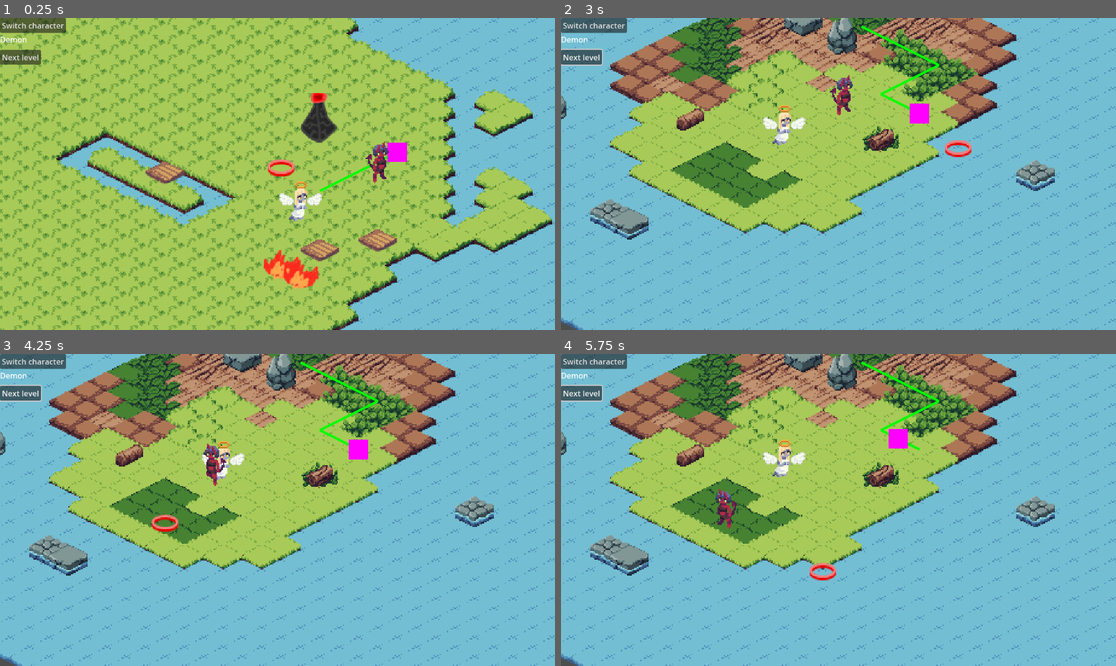
Above: before the commit, frames 1-4 (two rows, left to right).
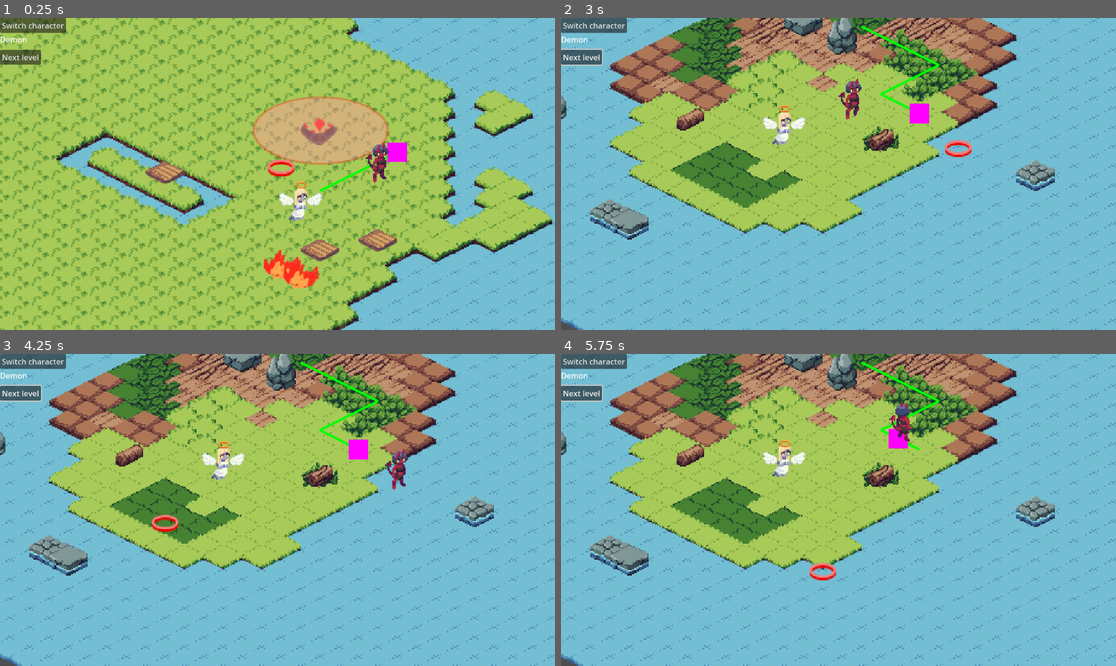
Above: after the commit, the same moments.

Repository: amdevcic/mashup-jam
Game: Godot game, scene res://Scenes/game.tscn
Same seed, same stepped clock (60 frames per second), same inputs: the game is played once before the commit and once after it.
Inputs (mouse positions are in pixels of both pictures, inside the frame that each line leads up to):
- Up to frame 1 (0.25 s): no input
- Up to frame 2 (3 s): click "Next level" at 0.5 s; click "Next level" at 1.25 s; click "Next level" at 2 s; tap Enter at 2.75 s; move the mouse to (960, 158) at 2.77 s; tap E at 2.85 s; click (960, 158) at 2.92 s
- Up to frame 3 (4.25 s): move the mouse to (166, 525) at 3.52 s; tap E at 3.6 s; click (166, 525) at 3.67 s
- Up to frame 4 (5.75 s): move the mouse to (894, 441) at 4.27 s; tap Shift at 4.35 s; click (894, 441) at 4.42 s; tap E at 4.55, 5.1 s; move the mouse to (810, 572) at 5.02 s; click (810, 572) at 5.17 s

The runs differ from the first frame. In frame 1, 4.2% of the frame differs, in the area x 45-70%, y 24-47%; in frame 2, 0.5%; in frame 3, 0.5%; in frame 4, 0.6%.

Commit message:
WIP tower destroying

Diff:
--- a/Scenes/tower.tscn
+++ b/Scenes/tower.tscn
@@ -1,13 +1,17 @@
-[gd_scene load_steps=3 format=3 uid="uid://4tuqy4rwm1k3"]
+[gd_scene load_steps=4 format=3 uid="uid://4tuqy4rwm1k3"]
 
 [ext_resource type="Script" path="res://Scripts/tower.gd" id="1_h86gd"]
 [ext_resource type="Texture2D" uid="uid://bbcn6otllcuot" path="res://Assets/Sprites/tower.png" id="2_5v3dw"]
+[ext_resource type="Texture2D" uid="uid://e6ra85v170qo" path="res://Assets/Sprites/towerField.png" id="3_7ms4l"]
 
-[node name="Tower" type="Node2D"]
+[node name="Tower" type="Node2D" groups=["connections"]]
 script = ExtResource("1_h86gd")
 
 [node name="TowerSprite" type="Sprite2D" parent="."]
-position = Vector2(0, -16)
+position = Vector2(0, -6)
 texture = ExtResource("2_5v3dw")
 
-[node name="BubbleSprite" type="AnimatedSprite2D" parent="."]
+[node name="BubbleSprite" type="Sprite2D" parent="."]
+position = Vector2(3.55271e-15, -2)
+scale = Vector2(0.766667, 0.619565)
+texture = ExtResource("3_7ms4l")
--- /dev/null
+++ b/Scripts/Singletons/signalManager.gd
@@ -0,0 +1,3 @@
+extends Node
+
+signal towerDestroyed
--- a/Scripts/level.gd
+++ b/Scripts/level.gd
@@ -47,7 +47,11 @@
 	updateAngelAstar()
 
 	var plankCarryNode = get_tree().get_nodes_in_group('connections')[0] #should work
-	plankCarryNode.plankMoved.connect(_on_plank_move)
+	plankCarryNode.plankMoved.connect(_on_plank_move) #connect signal to function
+	print(get_tree().get_nodes_in_group('connections'))
+
+	Signals.towerDestroyed.connect(_on_tower_destroyed)
+
 
 func initLevel(demon: Player, angel: Player, soul: Node2D):
 	activeCharacter = demon
@@ -55,9 +59,9 @@
 	demon.global_position = ground.map_to_local(demonPosition)
 	soul.global_position = ground.map_to_local(soulPosition)
 
-	var plankManager = angel.get_node('PlankCarryManager')
+	var plankManager = angel.get_node('PlankCarryManager') #send tile data to plank manager
 	plankManager.getGroundTilemap(layers)
-	var gr: Array[AStarGrid2D] = [astarGrid, astarGridAngel]
+	var gr: Array[AStarGrid2D] = [astarGrid, astarGridAngel] #send astar data to plank manager
 	plankManager.getAStarGrids(gr)
 
 func _unhandled_input(event):
@@ -125,8 +129,11 @@
 
 				if layer.name == "Moveable" and altTileData == 0: #check for plank
 					astarGrid.set_point_solid(Vector2i(x, y), false)
-				if layer.name == "Obstacles" and altTileData == 2: #check for tower
-					astarGrid.set_point_solid(Vector2i(x, y))
+				if layer.name == "Obstacles":
+					if altTileData == 2: #check for tower
+						astarGrid.set_point_solid(Vector2i(x, y))
+					else:
+						astarGrid.set_point_solid(Vector2i(x, y), false)
 
 	astarGrid.update()
 
@@ -139,8 +146,12 @@
 		for y in range(astarGridAngel.region.position[1], astarGridAngel.region.end[1]):
 			altTileData = obstacles.get_cell_alternative_tile(Vector2i(x, y))
 
-			if altTileData == 2: #check for tower, might cause bugs in future?
-				print("tower found")
+			if altTileData != -1:
+				print(altTileData)
+
+			if altTileData != 2:
+				astarGridAngel.set_point_solid(Vector2i(x, y), false)
+			else: #check for tower, might cause bugs in future?
 				for i in range(x-2, x+3):
 					for j in range(y-2, y+3):
 						if not(i == x-2 and j == y-2) and not(i == x+2 and j == y+2) and not(i == x-2 and j == y+2) and not(i == x+2 and j == y-2): #5x5 except corners
@@ -148,7 +159,9 @@
 
 	astarGridAngel.update()
 
-
-
 func _on_plank_move():
 	updateDemonAstar()
+
+func _on_tower_destroyed():
+	updateDemonAstar()
+	updateAngelAstar()
--- a/Scripts/tower.gd
+++ b/Scripts/tower.gd
@@ -7,9 +7,6 @@
 var demon
 var angel
 var posOnTiles
-
-signal towerPresent
-signal towerDestroyed
 
 
 func _ready() -> void:
@@ -24,4 +21,9 @@
 
 func _input(event):
 	if event is InputEventKey and event.keycode == KEY_E and event.pressed: #if demon next to, play little anim and destroy
-		pass
+		var surrounding = ground.get_surrounding_cells(posOnTiles)
+		if ground.local_to_map(demon.global_position) in surrounding:
+			#TODO: play demon burst animation
+			self.queue_free()
+			Signals.emit_signal('towerDestroyed')
+			print("rip bozo")
--- a/project.godot
+++ b/project.godot
@@ -14,6 +14,10 @@
 run/main_scene="res://Scenes/game.tscn"
 config/features=PackedStringArray("4.3", "GL Compatibility")
 
+[autoload]
+
+Signals="*res://Scripts/Singletons/signalManager.gd"
+
 [global_group]
 
 connections=""
Binary file changed: Assets/Sprites/tower.png
Binary file added: Assets/Sprites/towerField.png
Not shown, added: Assets/Sprites/towerField.png.import
Not shown: 1 places in Resources/tileset.tres that only renumber resources
